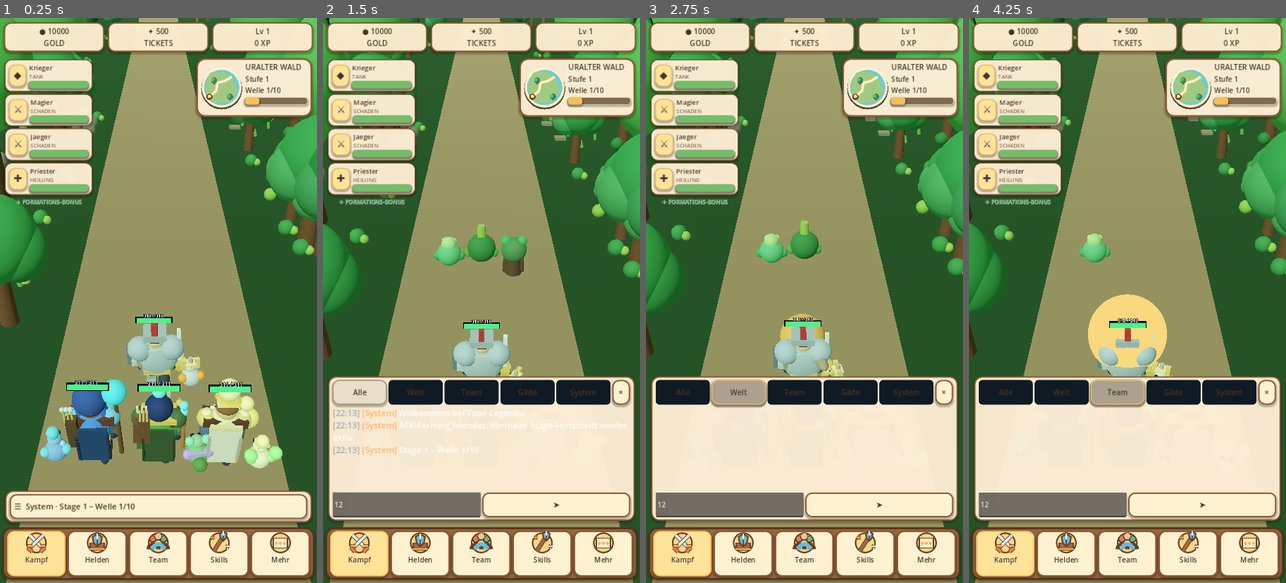
Above: before the commit, frames 1-4 (left to right).
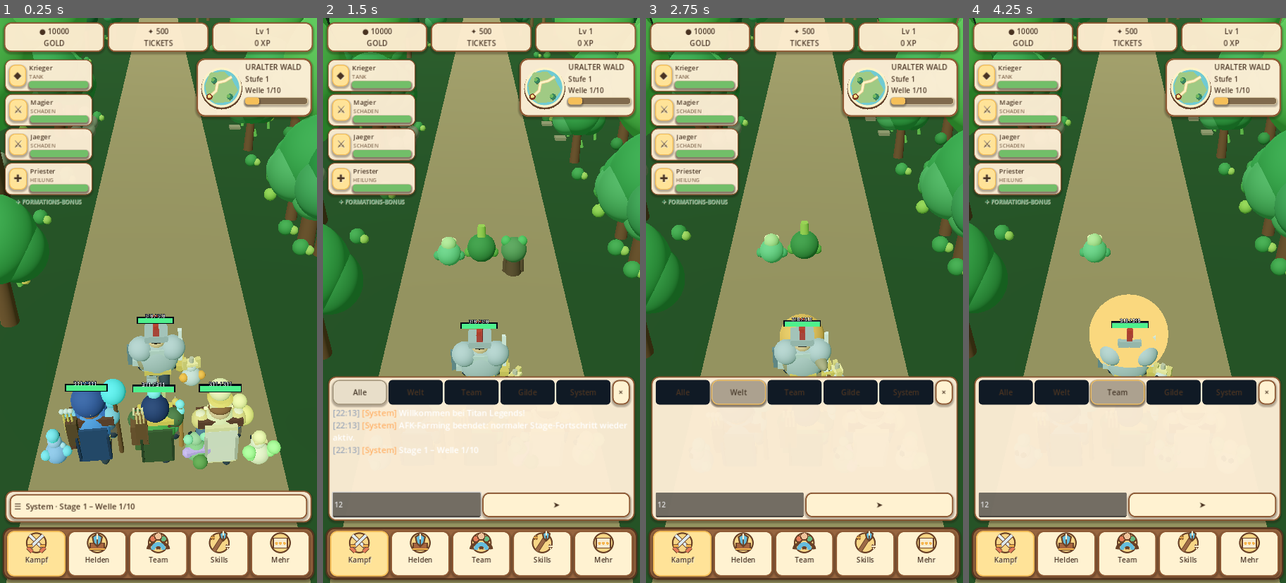
Above: after the commit, the same moments.

Repository: xynewageyx/TitanLegend
Game: Godot game, scene res://scenes/main.tscn
The game is run twice, just before and just after one commit, with the same random seed, the same clock (stepped at 60 frames per second) and the same inputs.
Inputs (mouse positions are in pixels of both pictures, inside the frame that each line leads up to):
- Up to frame 1 (0.25 s): no input
- Up to frame 2 (1.5 s): click "☰ System · Stage 1 – Welle 1/…" at 0.5 s; click (405, 503) at 1.27 s; type "12" at 1.35 s
- Up to frame 3 (2.75 s): click "Welt" at 2 s
- Up to frame 4 (4.25 s): click "Alle" at 2.75 s; click "Team" at 3.5 s

The runs differ from the first frame. In frame 1, 3.3% of the frame differs, in the area x 12-90%, y 52-81%; in frame 2, 0.3%; in frame 3, 0.2%; in frame 4, 0.4%.

Commit message:
Differentiate tank damage and healer walking motion on Android

Diff:
--- a/scripts/team_formation.gd
+++ b/scripts/team_formation.gd
@@ -116,10 +116,17 @@
    continue
   if fallen_heroes.has(i):
    continue
-  var speed: float = 10.0 if is_walking else 2.0
-  var amplitude: float = 0.075 if is_walking else 0.018
-  hero.position.y = sin(animation_clock * speed + float(i) * 0.8) * amplitude
-  hero.rotation.z = sin(animation_clock * speed * 0.5 + float(i)) * (0.055 if is_walking else 0.012)
+  var role: int = role_ids[i] if i < role_ids.size() else 1
+  var stride_speed: float = 9.0 if role == 0 else 11.0 if role == 1 else 8.0
+  var speed: float = stride_speed if is_walking else 2.0
+  var phase: float = animation_clock * speed + float(i) * 0.8
+  var amplitude: float = (0.055 if role == 0 else 0.08 if role == 1 else 0.06) if is_walking else 0.018
+  hero.position.y = sin(phase) * amplitude
+  hero.rotation.z = sin(phase * 0.5) * (0.038 if role == 0 else 0.055 if is_walking else 0.012)
+  if is_walking:
+   hero.rotation.y = sin(phase * 0.5) * (0.035 if role == 0 else 0.06)
+  elif not attack_tweens.has(i):
+   hero.rotation.y = lerpf(hero.rotation.y, 0.0, clampf(delta * 8.0, 0.0, 1.0))
   if not is_walking and not attack_tweens.has(i):
    hero.position.x = _formation_position(i).x + sin(animation_clock * 1.35 + float(i) * 1.7) * 0.035
   var pet: Node3D = hero.get_node_or_null("PassivePet") as Node3D
